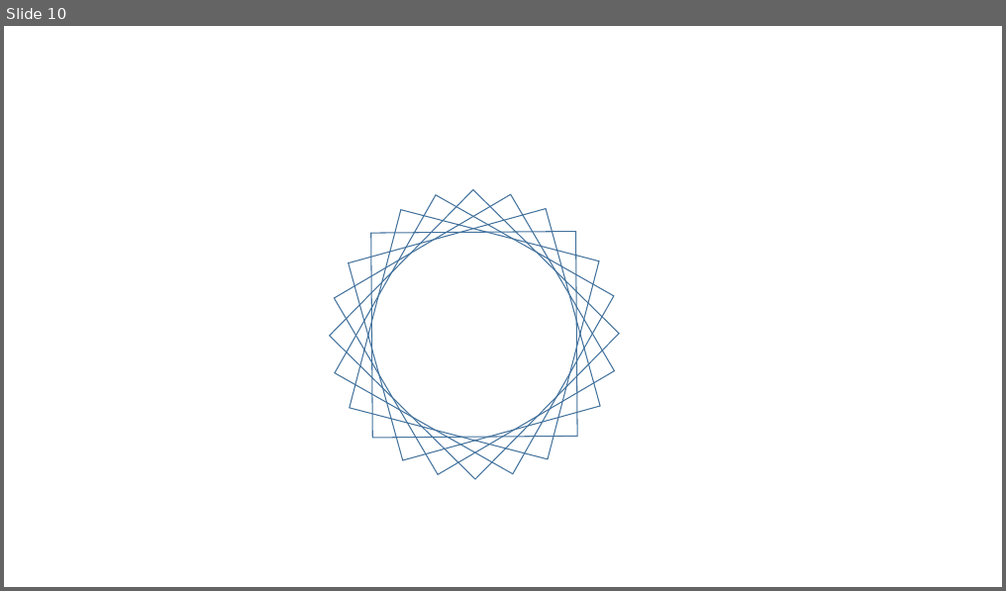
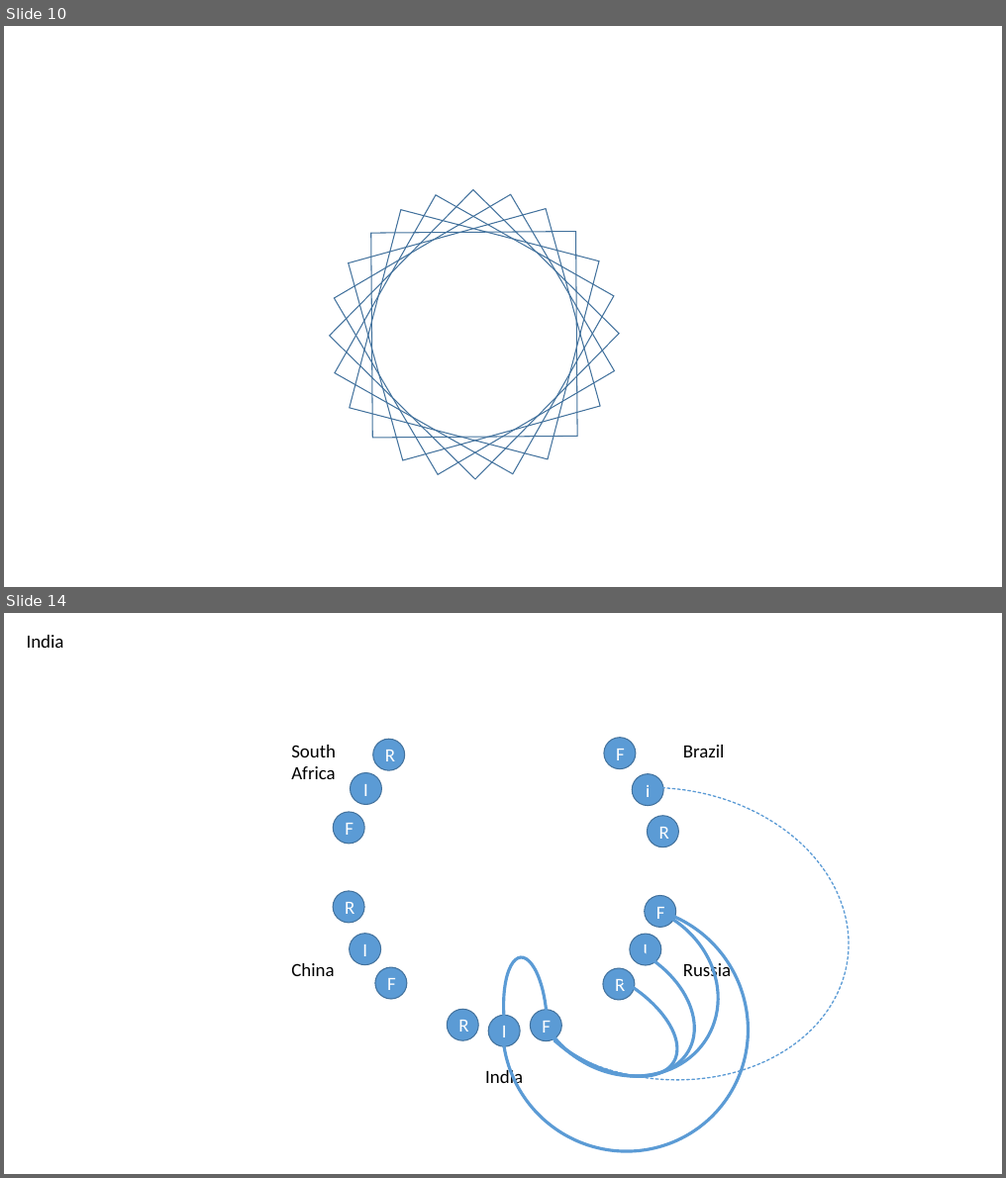
Before and after one commit to hendriksjj/uj-copulas, a slide deck: uj.masters.dissertation.writing/country sector relationships.pptx. Shown one above the other, each under a label of ours: slide 10 before the commit, slides 10 and 14 after it; the slides between them are not shown. The pictures are 1006x591 and 1006x1178 pixels, drawn with LibreOffice and Linux fonts; fonts in the diff are those of the drawing. Boxes give left, top, right and bottom in pixels: in the first picture for what was removed or moved away, otherwise in the second. Text is boxed around its words. In the diff, an @@ line names an element or a change of style, - is before the commit and + after.

```diff
--- a/uj.masters.dissertation.writing/country sector relationships.pptx
+++ b/uj.masters.dissertation.writing/country sector relationships.pptx
@@ slide 14 added at bbox=[4, 613, 1002, 1174], background #FFFFFF @@
@@ text added at bbox=[27, 635, 64, 648], 18 pt, text #000000 @@
+India
@@ text added at bbox=[291, 745, 336, 779], 18 pt, text #000000 @@
+South
+Africa
@@ ellipse added at bbox=[373, 739, 405, 770], fill #5B9BD5, outline #43739E 1 pt, 18 pt, text #FFFFFF @@
+R
@@ ellipse added at bbox=[604, 738, 636, 768], fill #5B9BD5, outline #43739E 1 pt, 18 pt, text #FFFFFF @@
+F
@@ text added at bbox=[683, 745, 725, 758], 18 pt, text #000000 @@
+Brazil
@@ ellipse added at bbox=[350, 773, 381, 805], fill #5B9BD5, outline #43739E 1 pt, 18 pt, text #FFFFFF @@
+I
@@ arc (boxed as its full ellipse) added at bbox=[460, 764, 868, 1104], outline #5B9BD5 1.25 pt dashed @@
@@ ellipse added at bbox=[632, 774, 663, 805], fill #5B9BD5, outline #43739E 1 pt, 18 pt, text #FFFFFF @@
+I
@@ ellipse added at bbox=[334, 812, 364, 844], fill #5B9BD5, outline #43739E 1 pt, 18 pt, text #FFFFFF @@
+F
@@ ellipse added at bbox=[648, 816, 678, 848], fill #5B9BD5, outline #43739E 1 pt, 18 pt, text #FFFFFF @@
+R
@@ arc (boxed as its full ellipse) added at bbox=[451, 856, 799, 1174], outline #5B9BD5 3 pt @@
@@ arc (boxed as its full ellipse) added at bbox=[502, 868, 750, 1110], outline #5B9BD5 3 pt @@
@@ ellipse added at bbox=[333, 891, 364, 923], fill #5B9BD5, outline #43739E 1 pt, 18 pt, text #FFFFFF @@
+R
@@ arc (boxed as its full ellipse) added at bbox=[505, 909, 720, 1105], outline #5B9BD5 3 pt @@
@@ ellipse added at bbox=[645, 896, 676, 928], fill #5B9BD5, outline #43739E 1 pt, 18 pt, text #FFFFFF @@
+F
@@ ellipse added at bbox=[350, 934, 380, 964], fill #5B9BD5, outline #43739E 1 pt, 18 pt, text #FFFFFF @@
+I
@@ arc (boxed as its full ellipse) added at bbox=[505, 939, 696, 1100], outline #5B9BD5 3 pt @@
@@ ellipse added at bbox=[630, 934, 661, 965], fill #5B9BD5, outline #43739E 1 pt, 18 pt, text #FFFFFF @@
+I
@@ text added at bbox=[291, 963, 334, 976], 18 pt, text #000000 @@
+China
@@ ellipse added at bbox=[375, 967, 407, 999], fill #5B9BD5, outline #43739E 1 pt, 18 pt, text #FFFFFF @@
+F
@@ arc (boxed as its full ellipse) added at bbox=[499, 957, 550, 1077], outline #5B9BD5 3 pt @@
@@ ellipse added at bbox=[603, 968, 635, 1000], fill #5B9BD5, outline #43739E 1 pt, 18 pt, text #FFFFFF @@
+R
@@ text added at bbox=[683, 961, 731, 982], 18 pt, text #000000 @@
+Russia
@@ ellipse added at bbox=[448, 1009, 478, 1041], fill #5B9BD5, outline #43739E 1 pt, 18 pt, text #FFFFFF @@
+R
@@ ellipse added at bbox=[488, 1015, 520, 1047], fill #5B9BD5, outline #43739E 1 pt, 18 pt, text #FFFFFF @@
+I
@@ ellipse added at bbox=[531, 1010, 561, 1042], fill #5B9BD5, outline #43739E 1 pt, 18 pt, text #FFFFFF @@
+F
@@ text added at bbox=[485, 1067, 523, 1088], 18 pt, text #000000 @@
+India
```
Also in this commit, not shown: 5 other slides added, 8 other files.
